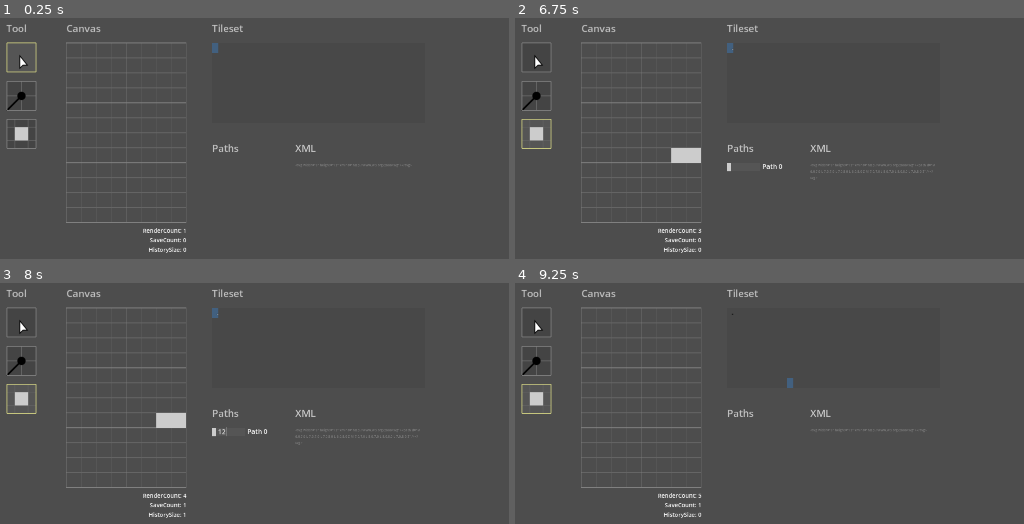
Above: before the commit, frames 1-4 (two rows, left to right).
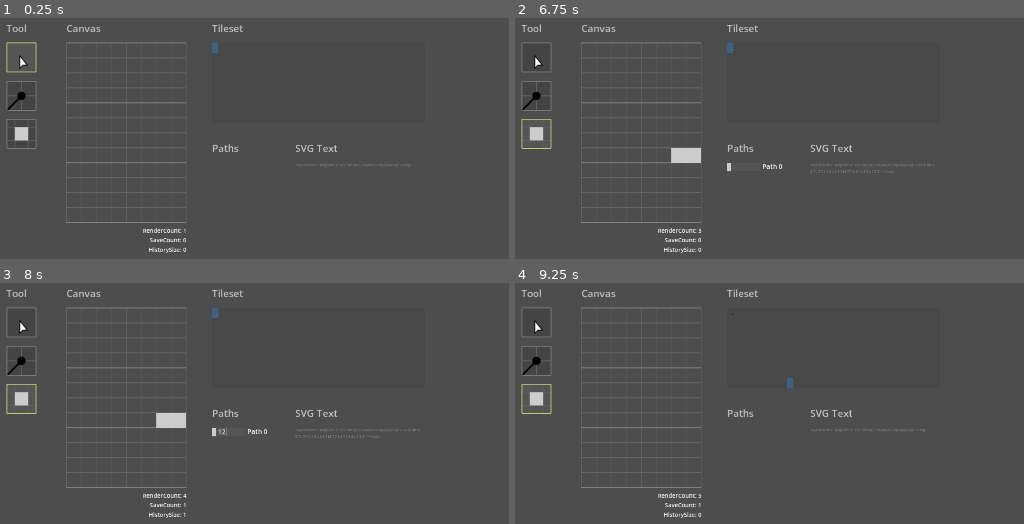
Above: after the commit, the same moments.

Repository: narcissawright/TileSVG
Game: Godot game, scene res://TileSVG.tscn
The game is run twice, just before and just after one commit, with the same random seed, the same clock (stepped at 60 frames per second) and the same inputs.
Inputs (mouse positions are in pixels of both pictures, inside the frame that each line leads up to):
- Up to frame 1 (0.25 s): no input
- Up to frame 2 (6.75 s): click (535, 56) at 0.5 s; click (535, 95) at 1.25 s; click (535, 133) at 2 s; tap Enter at 2.75, 4.25, 5.75 s; drag from (876, 165) to (993, 128) at 2.77 s; tap Space at 3.5, 5, 6.5 s; drag from (754, 242) to (outside the picture) at 3.52 s; move the mouse to (993, 128) at 4.27 s; hold Right 4.28-5 s; tap Z at 4.35 s; click (993, 128) at 4.42 s; tap V at 4.55, 6.05 s; drag from (outside the picture) to (672, 157) at 5.02 s; move the mouse to (outside the picture) at 5.77 s; hold Left 5.78-6.5 s; tap Delete at 5.85 s; click (outside the picture) at 5.92 s; drag from (672, 157) to (794, 116) at 6.52 s
- Up to frame 3 (8 s): click (234, 432) at 7.27 s; type "12" at 7.35 s
- Up to frame 4 (9.25 s): move the mouse to (952, 485) at 8.02 s; hold Down 8.03-8.75 s; tap M at 8.1 s; click (952, 485) at 8.17 s; tap V at 8.3 s; drag from (794, 381) to (754, 507) at 8.77 s

The runs differ from the first frame. In frame 1, 0.1% of the frame differs, in the area x 57-67%, y 52-56%; in frame 2, 0.2%, in the area x 57-82%, y 52-68%; in frame 3, 0.2%; in frame 4, 0.1%.

Commit message:
write path produces smaller files

Diff:
--- a/Editor.gd
+++ b/Editor.gd
@@ -294,7 +294,7 @@
 						var prev_selected = selected_path_idx
 						# Check if previous selection still contains the mouse
 						var keep_prev = false
-						if prev_selected != -1:
+						if prev_selected != -1 and path_exists(prev_selected):
 							var prev_cmds = PathCommands.new(paths[prev_selected])
 							if prev_cmds.is_point_inside(mouse_pt):
 								keep_prev = true
@@ -343,10 +343,11 @@
 					copied_path = ''
 		KEY_V:
 			# Handles both paste (control v) and vertical flip (v)
-			if event.pressed and local_context: # and $Tool.current == "selector":
+			if event.pressed: # and $Tool.current == "selector":
 				if event.ctrl_pressed:
+					# it's okay to paste a copied path if you just switched to a new tile
 					paste_copied_path()
-				else:
+				elif local_context:
 					transform_path(selected_path_idx, 'flip_v')
 		KEY_UP:
 			if event.pressed and local_context:
--- a/PathCommands.gd
+++ b/PathCommands.gd
@@ -93,37 +93,58 @@
 					cur = Vector2(nums[5], nums[6])
 		result.append({"cmd": c, "nums": nums})
 	return result
+func get_numeric_string(num: float) -> String:
+	if is_equal_approx(num, floor(num)):
+		return str(int(num))
+	var s := str(num)
+	return s.rstrip("0").rstrip(".")
+
+
+func nums_to_strings(nums: Array) -> Array:
+	var out := []
+	out.resize(nums.size())
+	for i in nums.size():
+		out[i] = get_numeric_string(nums[i])
+	return out
+
+
+var CMD_FORMATS := {
+	"M": { "group": 2, "fmt": "%s,%s " },
+	"L": { "group": 2, "fmt": "%s,%s " },
+	"T": { "group": 2, "fmt": "%s,%s " },
+
+	"Q": { "group": 4, "fmt": "%s,%s %s,%s " },
+	"S": { "group": 4, "fmt": "%s,%s %s,%s " },
+
+	"C": { "group": 6, "fmt": "%s,%s %s,%s %s,%s " },
+
+	"A": { "group": 7, "fmt": "%s %s %s %s %s %s,%s " },
+
+	"Z": { "group": 0, "fmt": "" }
+}
+
 
 func write_path() -> String:
-	var s := ""
-	for c in cmds:
-		s += c.cmd + " "
-		match c.cmd:
-			"M", "L", "T":
-				for i in range(0, c.nums.size(), 2):
-					s += "%s,%s " % [c.nums[i], c.nums[i+1]]
-			"C":
-				for i in range(0, c.nums.size(), 6):
-					s += "%s,%s %s,%s %s,%s " % [
-						c.nums[i], c.nums[i+1],
-						c.nums[i+2], c.nums[i+3],
-						c.nums[i+4], c.nums[i+5]
-					]
-			"Q","S":
-				for i in range(0, c.nums.size(), 4):
-					s += "%s,%s %s,%s " % [
-						c.nums[i], c.nums[i+1],
-						c.nums[i+2], c.nums[i+3]
-					]
-			"A":
-				for i in range(0, c.nums.size(), 7):
-					s += "%s %s %s %s %s %s,%s " % [
-						c.nums[i], c.nums[i+1], c.nums[i+2], c.nums[i+3], c.nums[i+4],
-						c.nums[i+5], c.nums[i+6]
-					]
-			"Z":
-				pass
-	return s.strip_edges()
+	var out := ""
+
+	for c in cmds:
+		out += c.cmd + " "
+
+		var n := nums_to_strings(c.nums)
+		var f = CMD_FORMATS[c.cmd]
+
+		var group = f.group
+		if group == 0:
+			continue
+
+		var fmt = f.fmt
+
+		for i in range(0, n.size(), group):
+			# Slice exactly the number of items needed for the pattern
+			var slice := n.slice(i, i + group)
+			out += fmt % slice
+
+	return out.strip_edges()
 
 func add_cmd(letter:String, nums:Array) -> void:
 	cmds.append({"cmd": letter, "nums": nums})
--- a/TileSVG.tscn
+++ b/TileSVG.tscn
@@ -52,7 +52,7 @@
 offset_right = 900.0
 offset_bottom = 342.0
 theme_override_font_sizes/font_size = 24
-text = "XML"
+text = "SVG Text"
 
 [node name="CanvasBorder" type="Node2D" parent="."]
 
